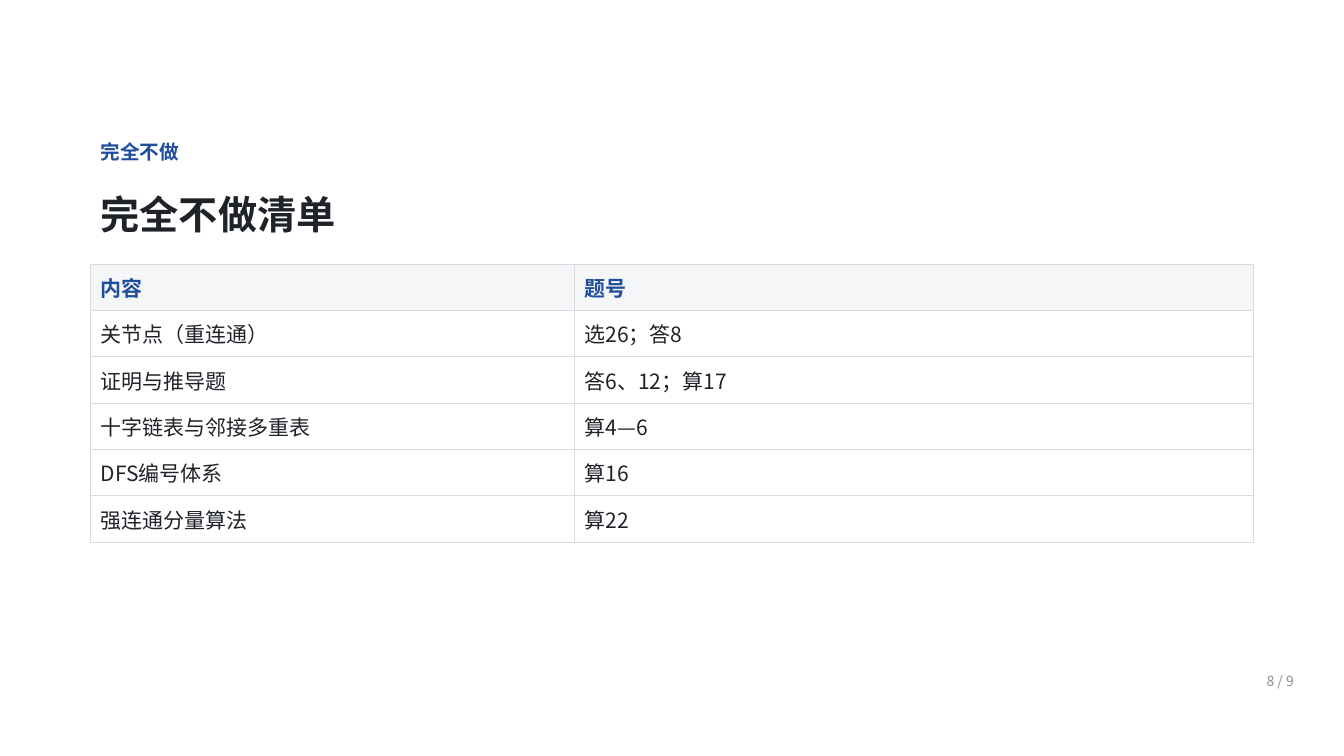
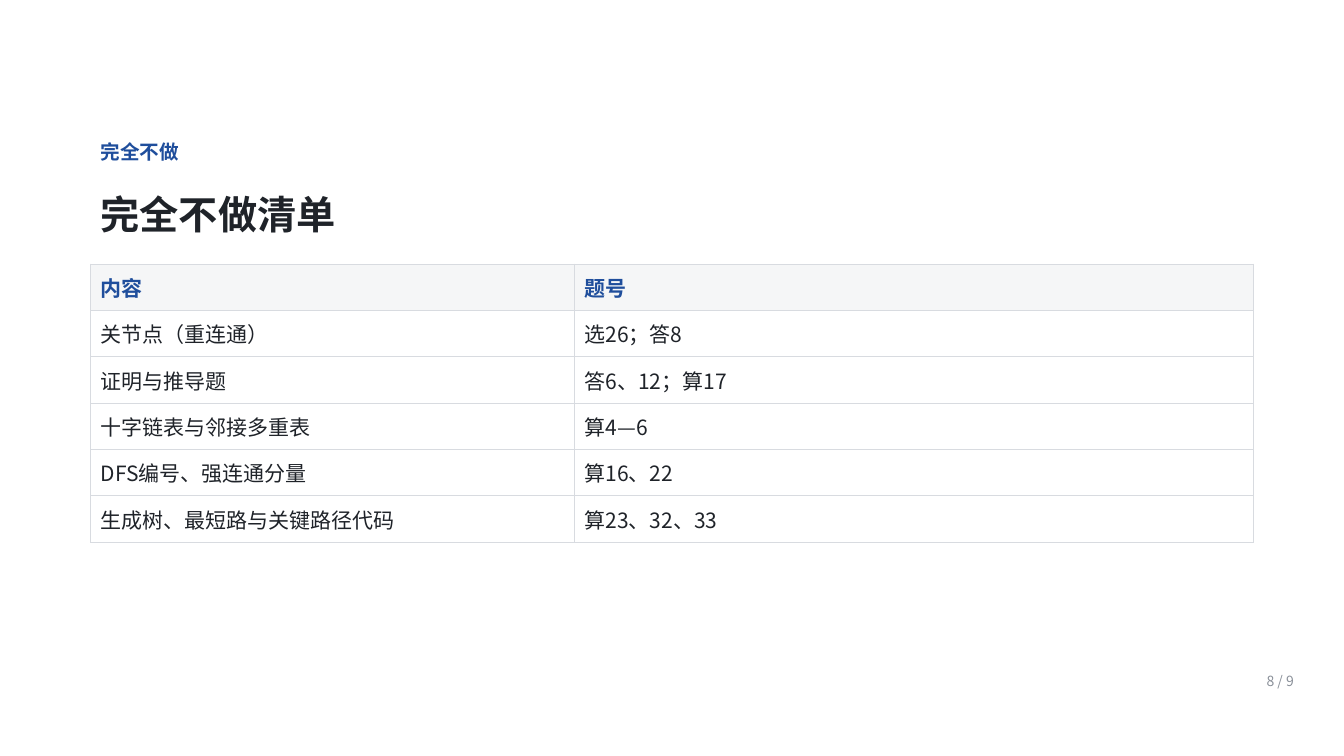
Before and after one commit to Ctrl1CandV/SpecialtyCourses, a slide deck: slide 7 of 课程/课件/题集刷题导航/第7章-图/第7章-图.pptx. Drawn at 1344x756 pixels with LibreOffice and Linux fonts; fonts in the diff are those of the drawing; background and template pictures are left out. Boxes give left, top, right and bottom in pixels: in the first picture for what was removed or moved away, otherwise in the second. Text is boxed around its words. In the diff, an @@ line names an element or a change of style, - is before the commit and + after.

Commit message:
10.27 完成冲刺重点与代码背诵合集及课程范围勘误
整理近三年802考点频率与23项代码模板，归档可编辑源稿、28页PDF及生成验证脚本。同步课程、笔记和题库分档的代码考试范围，更新C3后续安排，并恢复旧目录本地资料的忽略规则。

合集代码严格编译、随机与边界验算通过；PDF重建逐页文本一致，保留已推送的三套机构模拟卷答案及工具入口。

```diff
--- a/课程/课件/题集刷题导航/第7章-图/第7章-图.pptx
+++ b/课程/课件/题集刷题导航/第7章-图/第7章-图.pptx
@@ table at [91,264,1253,542] @@
-row 5, column 1: DFS编号体系
+row 5, column 1: DFS编号、强连通分量
-row 5, column 2: 算16
+row 5, column 2: 算16、22
-row 6, column 1: 强连通分量算法
+row 6, column 1: 生成树、最短路与关键路径代码
-row 6, column 2: 算22
+row 6, column 2: 算23、32、33
```
Also in this commit, not shown: 3 other slides changed, 30 other files.
